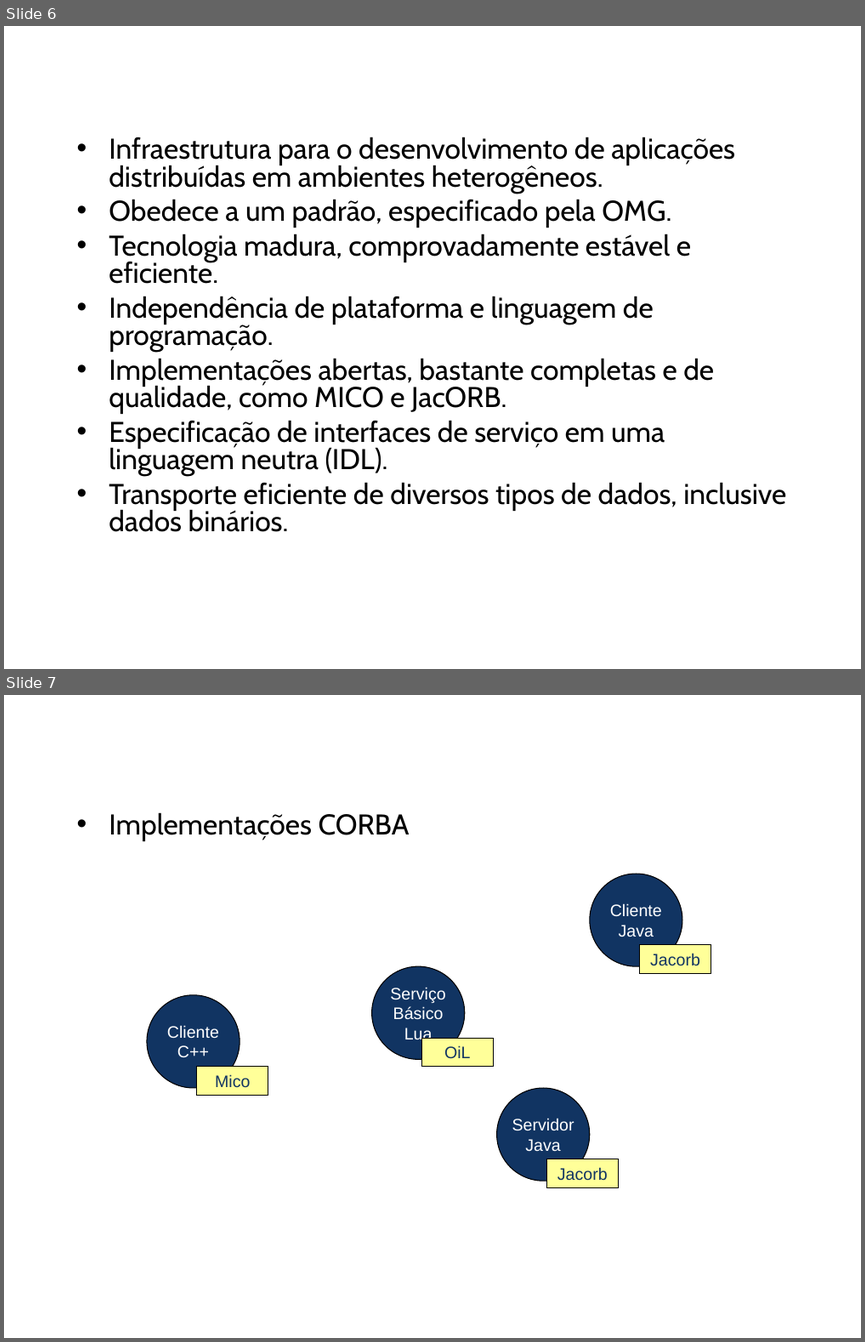
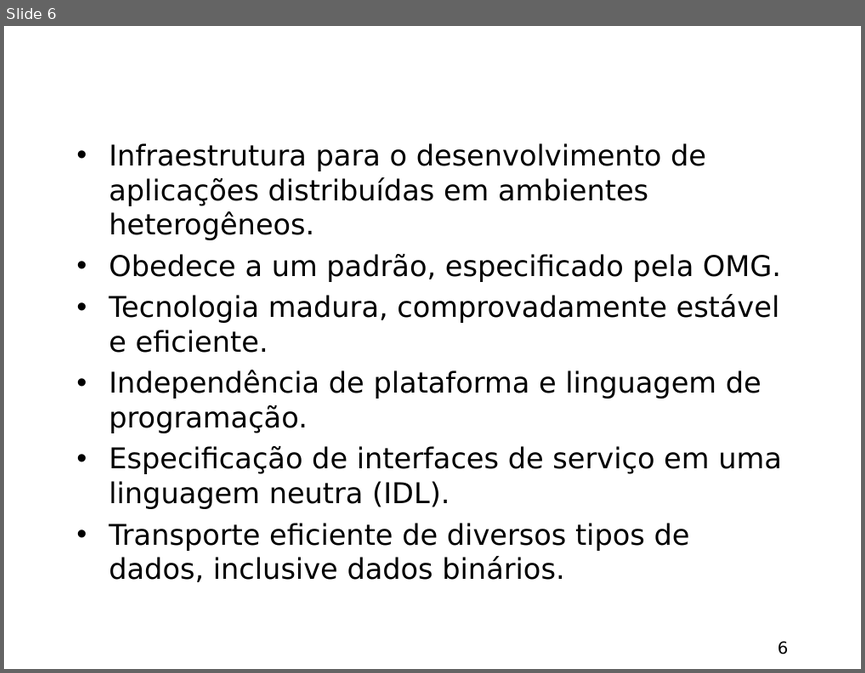
Before and after one commit to amadeubarbosa/openbus-core, a slide deck: docs/apresentacao/OpenBUS.ppt. Shown one above the other, each under a label of ours: slides 6 and 7 before the commit, slide 6 after it. The pictures are 865x1342 and 865x673 pixels, drawn with LibreOffice and Linux fonts; fonts in the diff are those of the drawing; background and template pictures are left out. Boxes give left, top, right and bottom in pixels: in the first picture for what was removed or moved away, otherwise in the second. Text is boxed around its words. In the diff, an @@ line names an element or a change of style, - is before the commit and + after.

```diff
--- a/docs/apresentacao/OpenBUS.ppt
+++ b/docs/apresentacao/OpenBUS.ppt
@@ slide 7 removed at [4, 695, 861, 1338], background #FFFFFF @@
@@ title removed at [21, 709, 851, 763] @@
-CORBA
@@ text removed at [109, 812, 409, 841] @@
-• Implementações CORBA
@@ ellipse removed at [589, 873, 681, 966] @@
-Cliente
-Java
@@ rectangle removed at [640, 945, 711, 974] @@
-Jacorb
@@ ellipse removed at [371, 967, 464, 1059] @@
-Serviço
-Básico
-Lua
@@ ellipse removed at [147, 995, 239, 1088] @@
-Cliente
-C++
@@ rectangle removed at [421, 1038, 493, 1066] @@
-OiL
@@ rectangle removed at [197, 1066, 268, 1095] @@
-Mico
@@ ellipse removed at [497, 1088, 589, 1180] @@
-Servidor
-Java
@@ rectangle removed at [546, 1159, 618, 1188] @@
-Jacorb
@@ slide 6 changed as well @@
@@ text "Infraestrutura para o desenvolvimento de ..." at [109, 143, 782, 582]: font Cabin to DejaVu Sans; line spacing 0.8 to 1 @@
@@ text at [109, 358, 714, 414]: paragraph removed @@
-• Implementações abertas, bastante completas e de qualidade, como MICO e JacORB.
@@ page number added at [778, 641, 788, 654], 14 pt, text #000000 @@
+6
```
Also in this commit, not shown: 22 other slides changed, 4 slides added.
